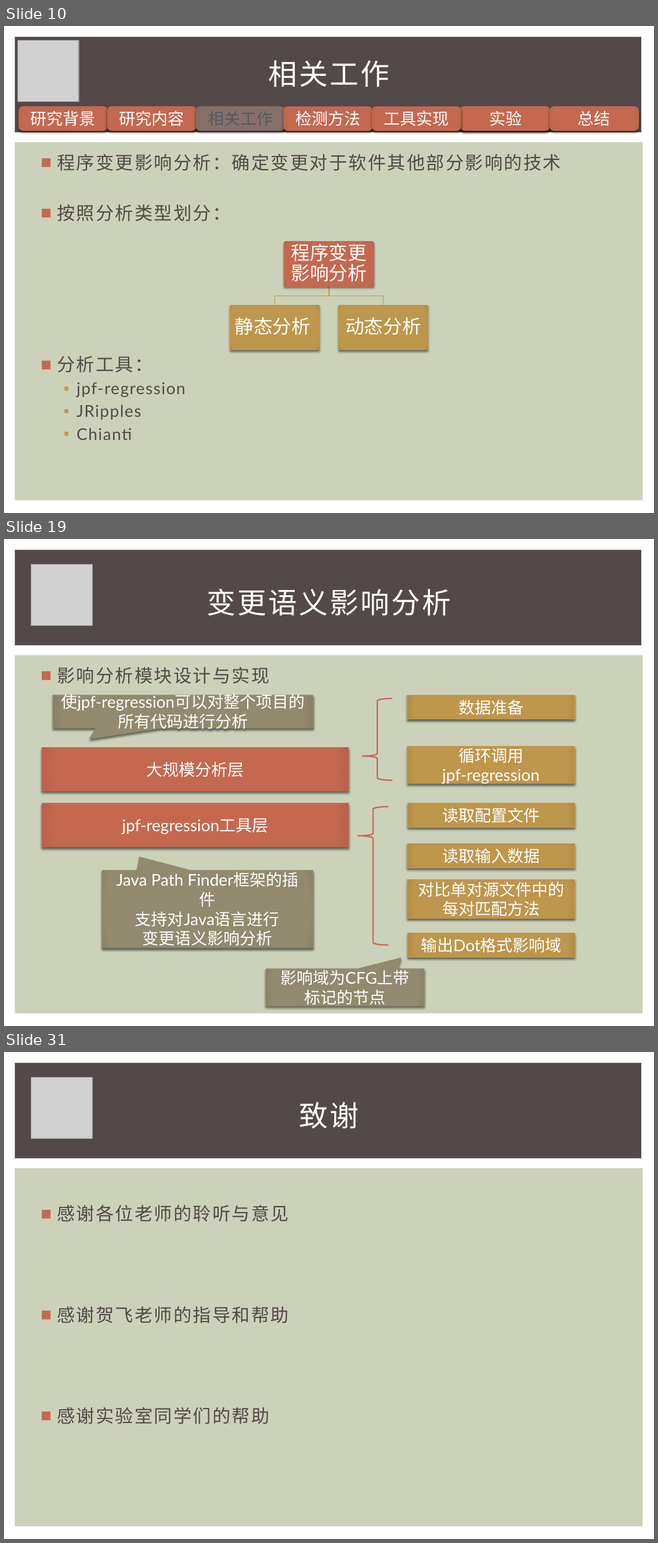
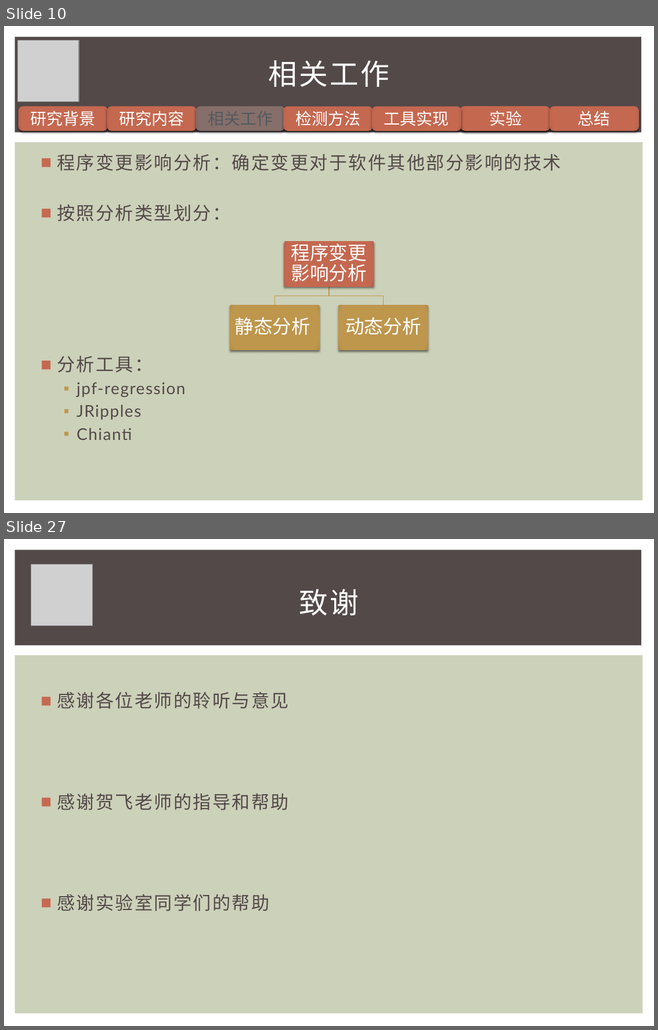
Before and after one commit to iewrer/mythesis, a slide deck: 答辩PPT.pptx. Shown one above the other, each under a label of ours: slides 10, 19 and 31 before the commit, slides 10 and 27 after it; the slides between them are not shown. The pictures are 658x1543 and 658x1030 pixels, drawn with LibreOffice and Linux fonts; fonts in the diff are those of the drawing; grey boxes stand for pictures. Boxes give left, top, right and bottom in pixels: in the first picture for what was removed or moved away, otherwise in the second. Text is boxed around its words. In the diff, an @@ line names an element or a change of style, - is before the commit and + after.

Commit message:
ppt update

```diff
--- a/答辩PPT.pptx
+++ b/答辩PPT.pptx
@@ slide 19 removed at <box>4,539,654,1026</box>, background #FFFFFF; not listed: 2 template elements that a slide beside it also shows @@
@@ picture removed at <box>31,565,92,625</box> @@
@@ title removed at <box>207,589,451,616</box> @@
-变更语义影响分析
@@ text removed at <box>57,667,269,684</box> @@
-■ 影响分析模块设计与实现
@@ speech box removed at <box>53,695,312,728</box> @@
-使jpf-regression可以对整个项目的所有代码进行分析
@@ rectangle removed at <box>408,695,574,719</box> @@
-数据准备
@@ left brace removed at <box>362,699,392,781</box> @@
@@ rectangle removed at <box>408,747,574,784</box> @@
-循环调用
-jpf-regression
@@ rectangle removed at <box>42,748,347,791</box> @@
-大规模分析层
@@ rectangle removed at <box>42,803,347,847</box> @@
-jpf-regression工具层
@@ left brace removed at <box>358,806,388,945</box> @@
@@ rectangle removed at <box>408,803,574,827</box> @@
-读取配置文件
@@ rectangle removed at <box>408,844,574,868</box> @@
-读取输入数据
@@ speech box removed at <box>102,870,313,947</box> @@
-Java Path Finder框架的插件
-支持对Java语言进行
-变更语义影响分析
@@ rectangle removed at <box>408,880,574,919</box> @@
-对比单对源文件中的每对匹配方法
@@ rectangle removed at <box>408,933,574,957</box> @@
-输出Dot格式影响域
@@ speech box removed at <box>266,969,424,1006</box> @@
-影响域为CFG上带标记的节点
@@ what was slide 31 is now slide 27 @@
```
Also in this commit, not shown: 12 slides changed, 4 slides added, 7 other slides removed, 1 other file.
